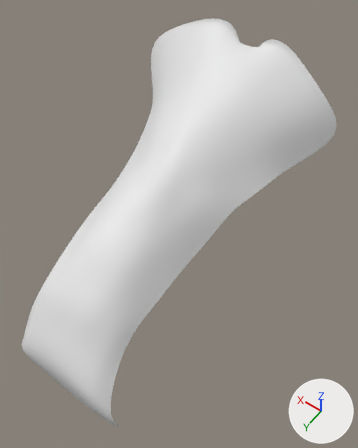
Before and after pictures for a commit that changed the Blender file Assets/waterfall3.blend.
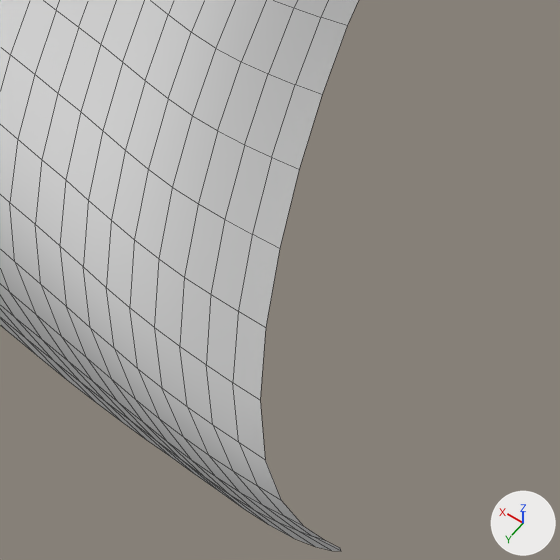
The first picture shows the older version from a 50 mm lens placed at (-6.32, 11.73, 12.92), pointed at (-0.78, 3.98, 0.74). The close-ups show both versions on the part from 21% to 42% of the width and 79% to 96% of the height of that picture; other places that the commit changed are outside them. Arrows for +X, +Y and +Z are at lower right; the lights stay in place. The close-ups show mesh edges as thin lines.
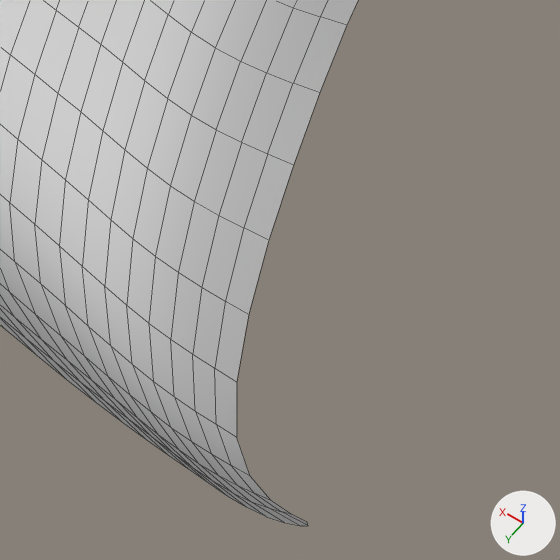
Changed parts and their boxes (x1, y1, x2, y2) in the close-ups (560 x 560 px; the box of a moved part takes in the faces that stretch with it):
'Plane', reshaped: before (0, 0, 358, 551); after (0, 0, 358, 526)
part 1 of me_plane, moved or reshaped: before (67, 116, 341, 551); after (66, 115, 308, 526)

Diff of the bpy script that builds the scene:
```diff
--- a/Assets/waterfall3.blend.py
+++ b/Assets/waterfall3.blend.py
@@ me_plane @@
 me_plane.from_pydata(...)  # 133 vertices, 110 faces; spans x -4.54..4.02, y -3.77..3.85, z -8.49..2.05
 # used by ob_plane; location = (0.0, 2.943, 3.889); rotation_euler = (3.146, 2.786, 1.571), in degrees (180, 160, 90)
 # verts and faces of me_plane; kept vertices keep their numbers, new ones are numbered from 133
 # before: 70 (-3.6, -2.22, -8.41), 93 (-3.51, -2.52, -8.23), 94 (-4.23, -2.22, -7.37)
+# me_plane part 1
+verts[70] = (-3.6, -2.05, -8.41)  # moved
+verts[93] = (-3.51, -2.35, -8.23)  # moved
+verts[94] = (-4.23, -2.04, -7.37)  # moved
```
